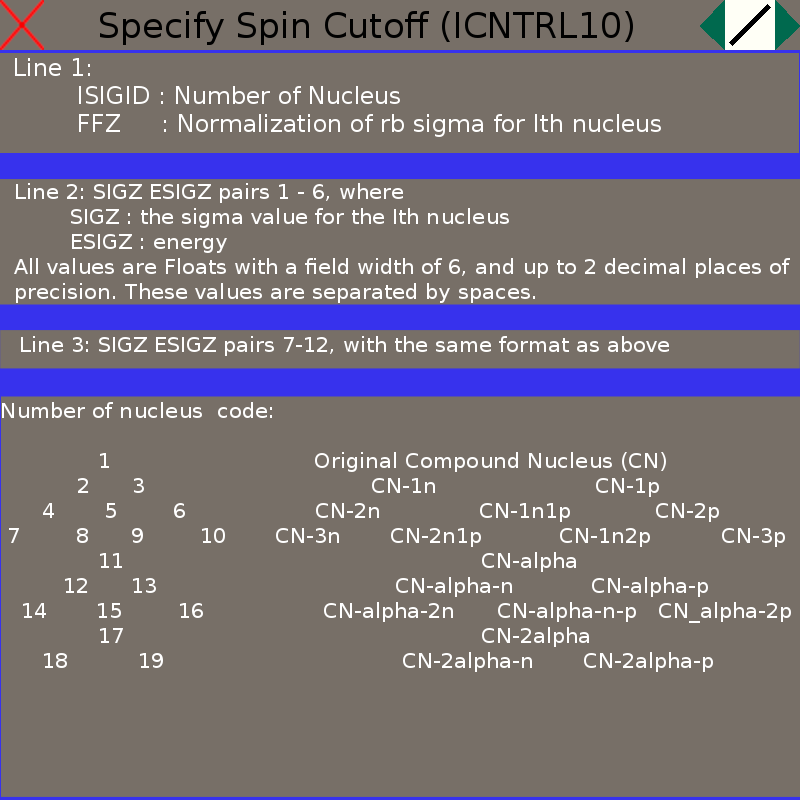
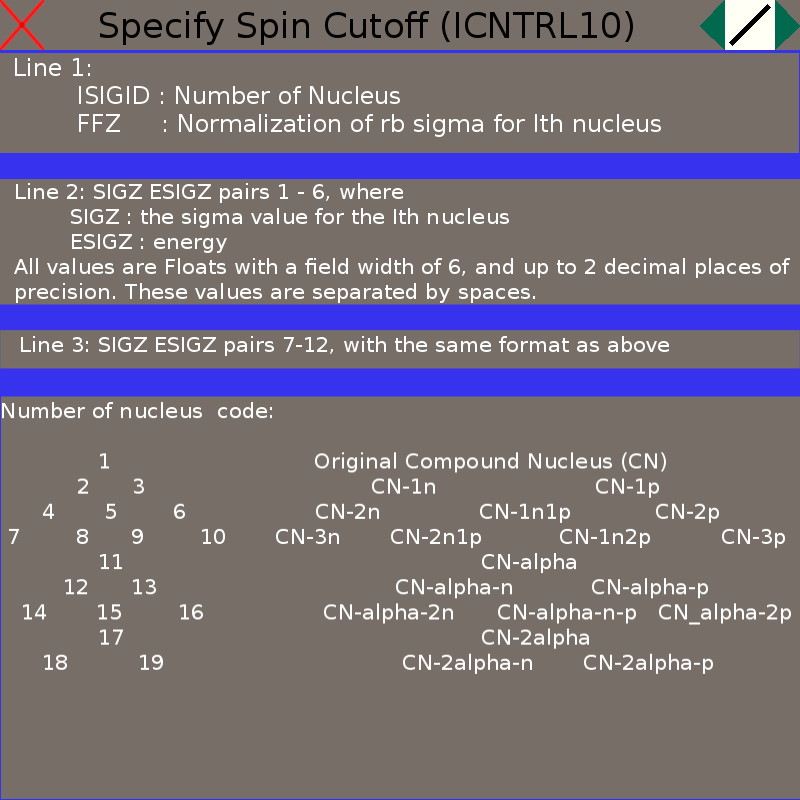
Before/after of a 800 × 800 layered artwork. What changed in the layer stack:
painted on "Number of nucleus code: ..." over bbox(2, 402, 791, 674)
painted on "explanation" over bbox(1, 796, 800, 799)
